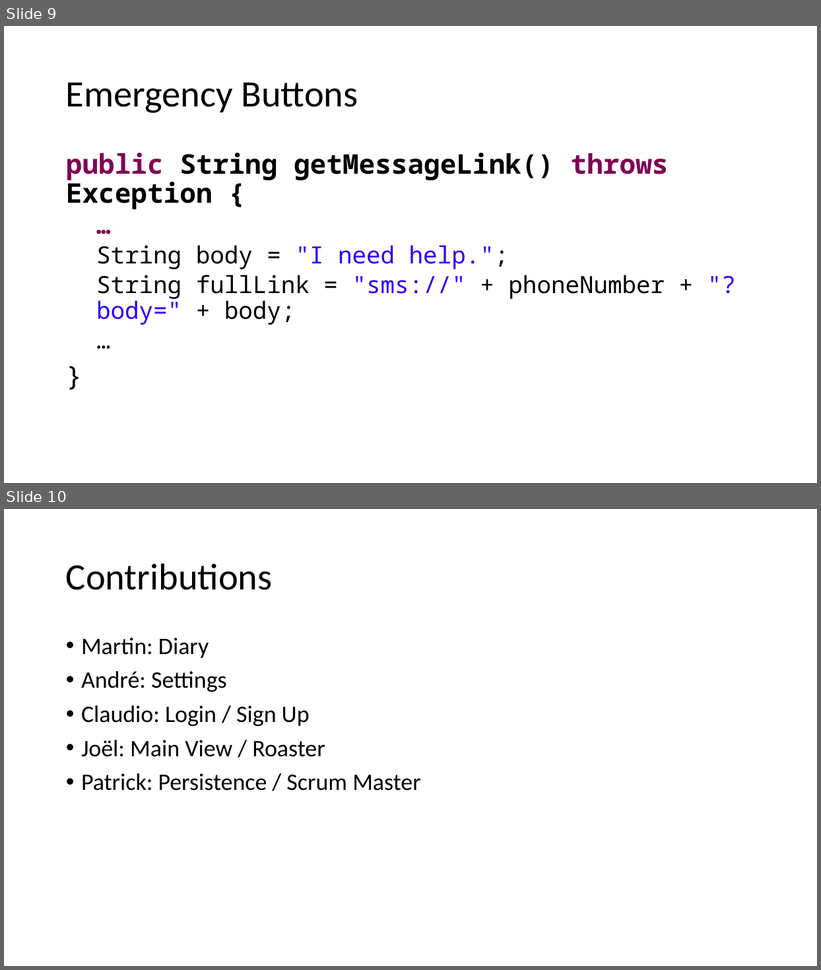
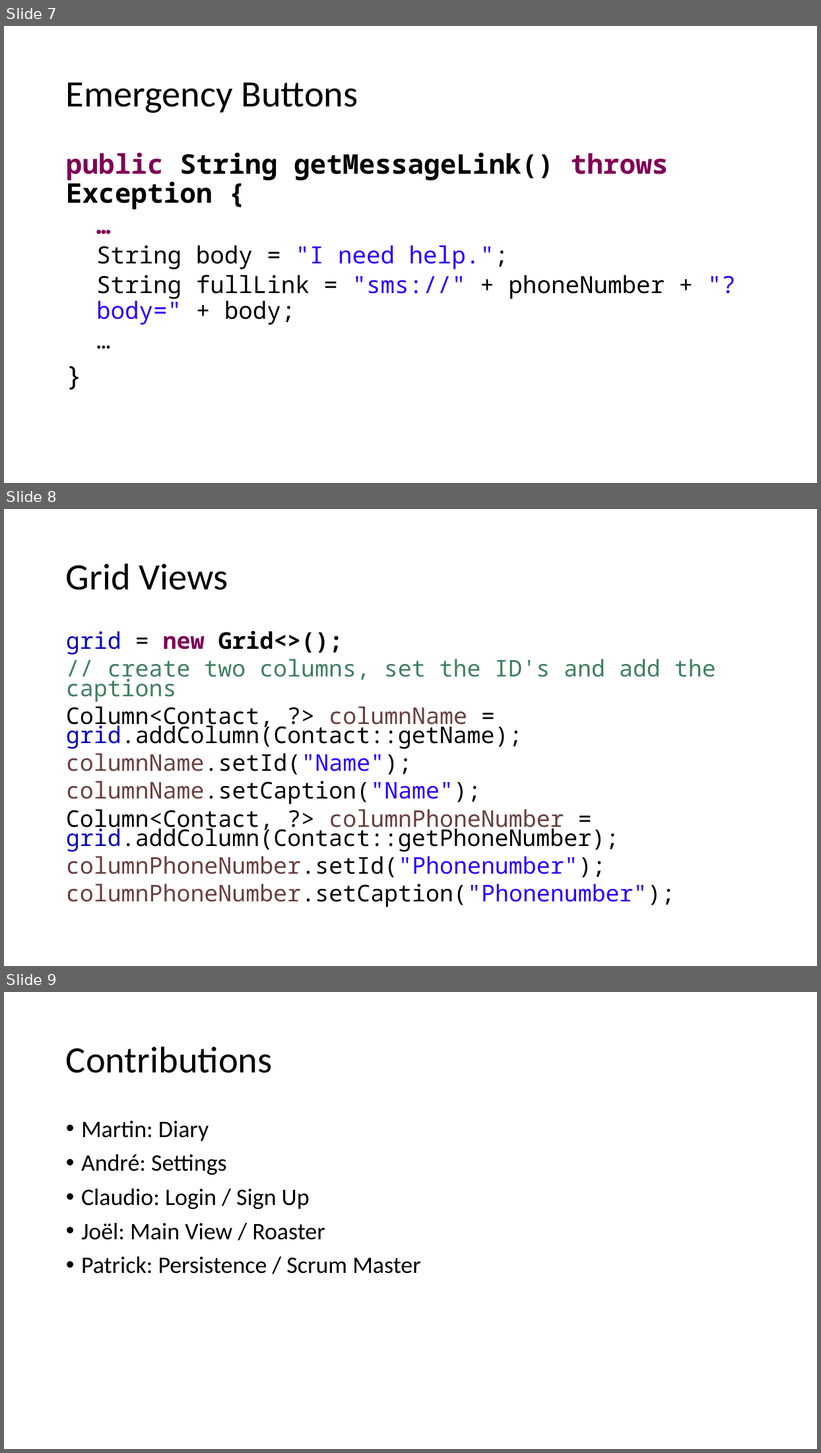
Before and after one commit to wyssp8/BTI7081-Software-Engineering-and-Design, a slide deck: doc/CS01/task14/cs1-task14-presentation.pptx. Shown one above the other, each under a label of ours: slides 9 and 10 before the commit, slides 7, 8 and 9 after it. The pictures are 821x970 and 821x1453 pixels, drawn with LibreOffice and Linux fonts; fonts in the diff are those of the drawing. Boxes give left, top, right and bottom in pixels: in the first picture for what was removed or moved away, otherwise in the second. Text is boxed around its words. In the diff, an @@ line names an element or a change of style, - is before the commit and + after.

```diff
--- a/doc/CS01/task14/cs1-task14-presentation.pptx
+++ b/doc/CS01/task14/cs1-task14-presentation.pptx
@@ slide 8 added at (4,509,817,966), background #FFFFFF @@
@@ title added at (66,563,228,590), 44 pt, text #000000 @@
+Grid Views
@@ text added at (66,631,716,908), 27.2 pt, text #000000 @@
+grid = new Grid<>();
+// create two columns, set the ID's and add the captions
+Column<Contact, ?> columnName = grid.addColumn(Contact::getName);
+columnName.setId("Name");
+columnName.setCaption("Name");
+Column<Contact, ?> columnPhoneNumber = grid.addColumn(Contact::getPhoneNumber);
+columnPhoneNumber.setId("Phonenumber");
+columnPhoneNumber.setCaption("Phonenumber");
@@ what was slide 9 is now slide 7 @@
@@ what was slide 10 is now slide 9 @@
```
Also in this commit, not shown: 1 slide changed, 2 slides removed, 1 other file.
